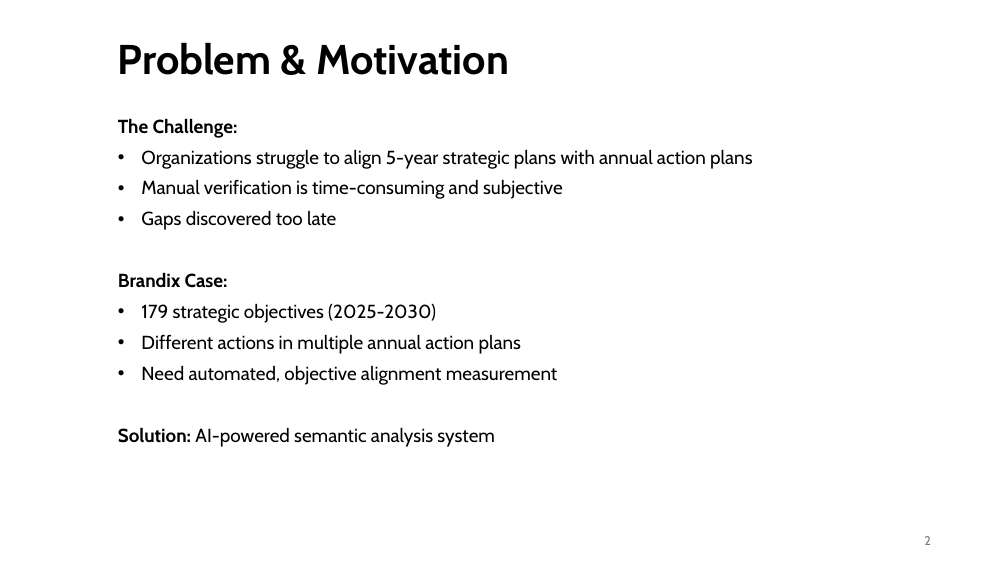
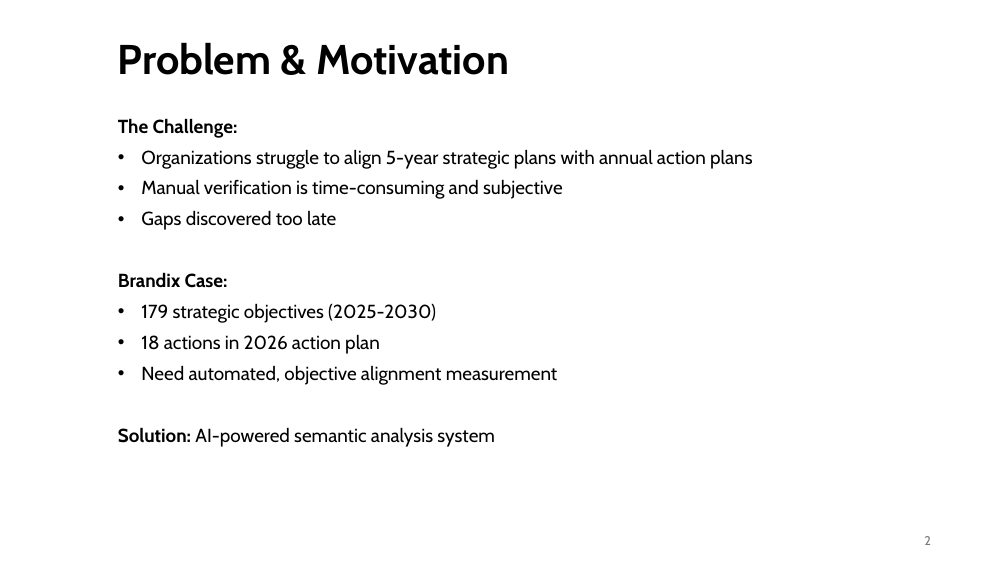
Before and after one commit to mdpw/msc-ir-cw, a slide deck: slide 2 of docs/Presentation.pptx. Drawn at 1008x567 pixels with LibreOffice and Linux fonts; fonts in the diff are those of the drawing. Boxes give left, top, right and bottom in pixels: in the first picture for what was removed or moved away, otherwise in the second. Text is boxed around its words. In the diff, an @@ line names an element or a change of style, - is before the commit and + after.

```diff
--- a/docs/Presentation.pptx
+++ b/docs/Presentation.pptx
@@ text at (x1=141, y1=334, x2=380, y2=354): text changed @@
-• Different actions in multiple annual action plans
+• 18 actions in 2026 action plan
```
Also in this commit, not shown: 1 other slide changed, 6 other files.
